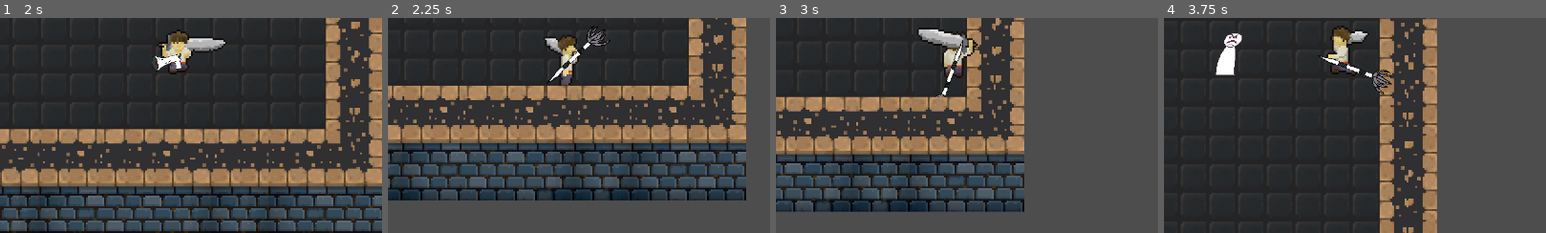
Above: before the commit, frames 1-4 (left to right).
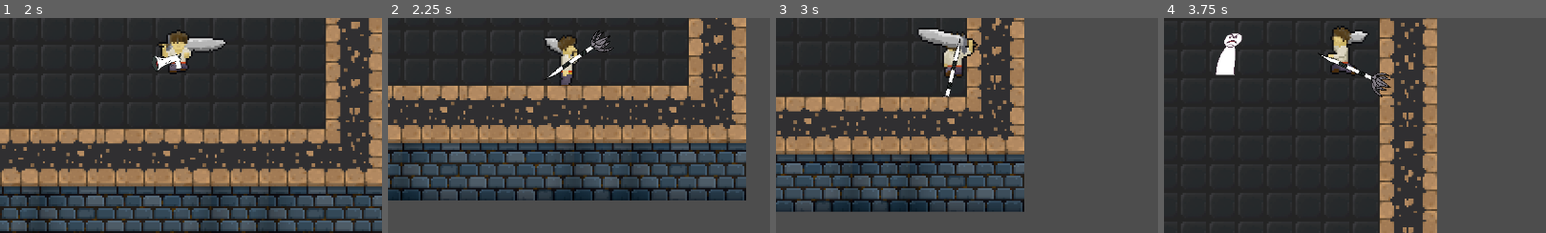
Above: after the commit, the same moments.

Repository: yeahright03/souls-like-game
Game: Godot game, scene res://scenes/game.tscn
Two runs of this game, one before a commit and one after it. Both use one fixed random seed, a clock stepped at 60 frames per second and the inputs below.
Inputs (mouse positions are % of the whole screen's width and height, from its top left):
- Up to frame 1 (2 s): tap Enter at 0.5 s; move the mouse to (72, 45) at 0.52 s; hold D (moveRight) 0.53-1.28 s; click (72, 45) at 0.6 s; move the mouse to (30, 55) at 1.27 s; hold S (moveDown) from 1.28 s (still down); click (30, 55) at 1.35 s
- Up to frame 2 (2.25 s): move the mouse to (60, 28) at 2.02 s; release S (moveDown) at 2.03 s; hold D (moveRight) from 2.03 s (still down); tap Q (weaponSwitch) at 2.1 s
- Up to frame 3 (3 s): click (60, 28) at 2.3 s; move the mouse to (45, 70) at 2.77 s; release D (moveRight) at 2.78 s; hold W (moveUp) from 2.78 s (still down); click (45, 70) at 2.85 s
- Up to frame 4 (3.75 s): move the mouse to (80, 65) at 3.52 s; release W (moveUp) at 3.53 s; hold A (moveLeft) from 3.53 s (still down); click (80, 65) at 3.6 s
The pictures show only the part of the screen within x 27-77%, y 34-84%; the shares and areas given below are measured in that part.

Frame 1 is identical in both runs. In frame 2, 0.7% of the frame differs, in the area x 41-59%, y 3-31%; in frame 3, 0.3%; in frame 4, 0.6%.

Commit message:
tried heavy weapon swinging
added swing damage
added heavy controls

Diff:
--- a/player/spear.tscn
+++ b/player/spear.tscn
@@ -21,3 +21,5 @@
 position = Vector2(20, 0)
 rotation = 1.5708
 shape = SubResource("CapsuleShape2D_s3grw")
+
+[connection signal="body_entered" from="Area2D" to="." method="_on_area_2d_body_entered"]
--- a/scripts/melee.gd
+++ b/scripts/melee.gd
@@ -1,15 +1,50 @@
 extends Node2D
 
-func _process(_delta: float) -> void:
-    look_at(get_global_mouse_position())
+var swinging : bool = false
+var alreadyHitTargets : Array = []
+var lastRotation : float = 0.0
+var swingTimer : float = 0.0
+var followSpeed : float = 12.0 # lower = heavier
+var desiredRotation : float = 0.0
+const swingDuration : float = 0.3
+const minRotationSpeed : int = 700
 
-    # flip sprite based on angle
-    rotation_degrees = wrap(rotation_degrees, 0, 360)
-    if rotation_degrees > 90 and rotation_degrees < 270:
-        scale.y = -1
-    else:
-        scale.y = 1
+func _process(delta: float) -> void:
+	desiredRotation = (get_global_mouse_position() - global_position).angle()
+	rotation = lerp_angle(rotation, desiredRotation, delta * followSpeed)
+	#look_at(get_global_mouse_position())
 
-    # prints when being pressed
-    if Input.is_action_just_pressed("playerAttack"):
-        print("swing!!")
+	# flip sprite based on angle
+	rotation_degrees = wrap(rotation_degrees, 0, 360)
+	if rotation_degrees > 90 and rotation_degrees < 270:
+		scale.y = -1
+	else:
+		scale.y = 1
+
+	var rotationSpeed : float = abs(rotation_degrees - lastRotation) / delta
+
+	if rotationSpeed > minRotationSpeed and not swinging:
+		swinging = true
+		swingTimer = swingDuration
+		alreadyHitTargets.clear()
+		print("swing!!")
+
+	if swinging:
+		swingTimer -= delta
+		if swingTimer <= 0:
+			swinging = false
+			swingTimer = 0.0
+
+	lastRotation = rotation_degrees
+
+	# prints when being pressed
+#    if Input.is_action_just_pressed("playerAttack"):
+#        print("swing!!")
+
+
+func _on_area_2d_body_entered(body:Node2D) -> void:
+	if swinging:
+		var swingSpeed : float = abs(rotation_degrees - lastRotation)
+		var damage : float = clamp(swingSpeed / 10, 1, 10)
+		print("Hit ", body.name, " for ", damage, " damage!!")
+		alreadyHitTargets.append(body)
